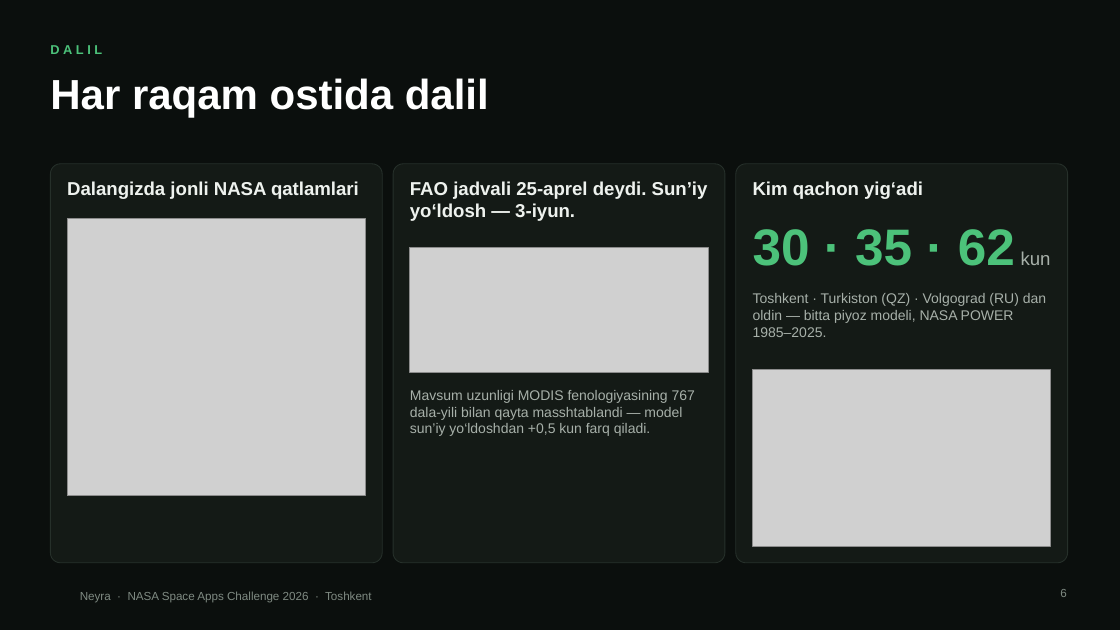
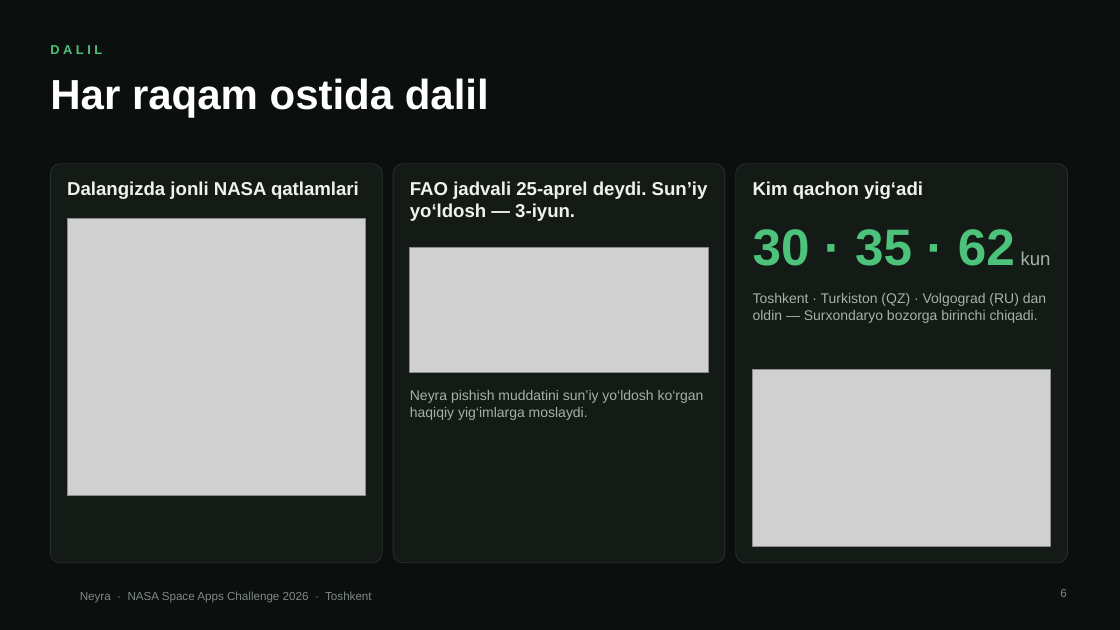
Before and after one commit to davlatshoh-bakhtiyorov/ulugbekcrewnasa, a slide deck: slide 6 of docs/demo/Neyra-pitch-uz.pptx. Drawn at 1120x630 pixels with LibreOffice and Linux fonts; fonts in the diff are those of the drawing; grey boxes stand for pictures; background and template pictures are left out. Boxes give left, top, right and bottom in pixels: in the first picture for what was removed or moved away, otherwise in the second. Text is boxed around its words. In the diff, an @@ line names an element or a change of style, - is before the commit and + after.

```diff
--- a/docs/demo/Neyra-pitch-uz.pptx
+++ b/docs/demo/Neyra-pitch-uz.pptx
@@ text at [753, 293, 1046, 323]: text changed @@
-Toshkent · Turkiston (QZ) · Volgograd (RU) dan oldin — bitta piyoz modeli, NASA POWER 1985–2025.
+Toshkent · Turkiston (QZ) · Volgograd (RU) dan oldin — Surxondaryo bozorga birinchi chiqadi.
@@ text at [410, 390, 704, 420]: text changed @@
-Mavsum uzunligi MODIS fenologiyasining 767 dala-yili bilan qayta masshtablandi — model sun’iy yo‘ldoshdan +0,5 kun farq qiladi.
+Neyra pishish muddatini sun’iy yo‘ldosh ko‘rgan haqiqiy yig‘imlarga moslaydi.
```
Also in this commit, not shown: 16 other files.
